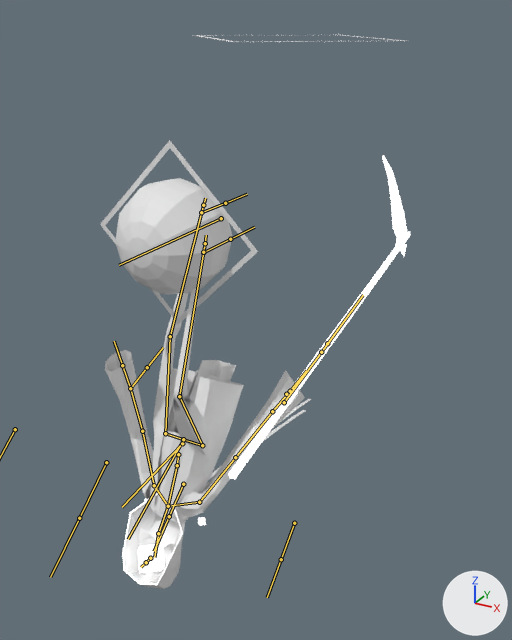
A saved change to the FBX model NotAllSheep/Assets/Art/18_06_18/Reaper_02_Animation_03.fbx.
The view is the same before and after, from a 50 mm camera at (6.89, -9.62, 3.59) aimed at (0.04, 2.84, -2.63). The axes (+X, +Y, +Z) are drawn at lower right. The lights are the same throughout. Both versions are drawn at frame 1 of the action 'Armature|shape_diamond.001Action'; the numbers are the values there. The bones that bend it are drawn over the model as lines.
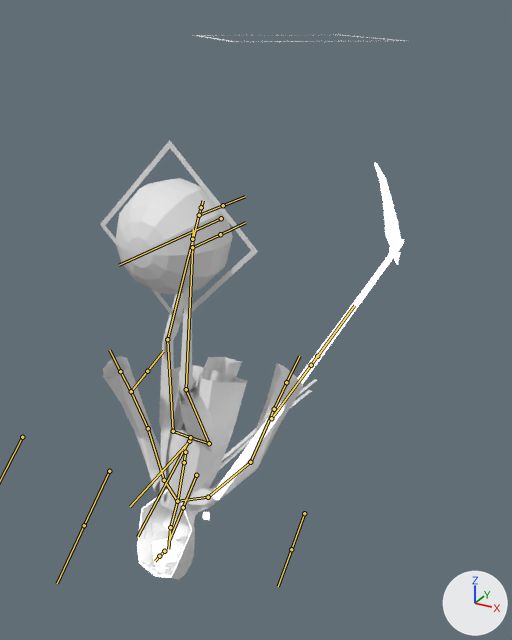
The change, as a diff of the scene's bpy script:
```diff
--- a/NotAllSheep/Assets/Art/18_06_18/Reaper_02_Animation_03.fbx.py
+++ b/NotAllSheep/Assets/Art/18_06_18/Reaper_02_Animation_03.fbx.py
@@ bone_hip @@
 bone_hip = bpy.data.objects['Armature'].pose.bones['hip']  # child of 'parent'
-bone_hip.location = (-0.01, -0.09, 1.63)
-bone_hip.rotation_quaternion = (0.902, 0.432, -0.007, 0.001)  # degrees (51, -1, 0)
+bone_hip.location = (0.01, -0.03, 1.35)
+bone_hip.rotation_quaternion = (0.914, 0.407, 0.007, -0.002)  # degrees (48, 1, 0)
@@ bone_thigh_l @@
 bone_thigh_l = bpy.data.objects['Armature'].pose.bones['thigh.l']  # child of 'pelvis.l'
-bone_thigh_l.rotation_quaternion = (0.96, 0.274, -0.046, -0.003)  # degrees (32, -5, -2)
+bone_thigh_l.rotation_quaternion = (0.944, 0.327, -0.046, 0.001)  # degrees (38, -5, -2)
@@ bone_calf_l @@
 bone_calf_l = bpy.data.objects['Armature'].pose.bones['calf.l']  # child of 'thigh.l'
-bone_calf_l.rotation_quaternion = (0.999, -0.05, 0.0, 0.0)  # degrees (-6, 0, 0)
+bone_calf_l.rotation_quaternion = (0.992, -0.124, 0.0, -0.001)  # degrees (-14, 0, 0)
@@ bone_thigh_r @@
 bone_thigh_r = bpy.data.objects['Armature'].pose.bones['thigh.r']  # child of 'pelvis.r'
-bone_thigh_r.rotation_quaternion = (0.778, 0.621, 0.101, 0.004)  # degrees (78, 9, 8)
+bone_thigh_r.rotation_quaternion = (0.809, 0.579, 0.102, 0.016)  # degrees (72, 8, 8)
@@ bone_calf_r @@
 bone_calf_r = bpy.data.objects['Armature'].pose.bones['calf.r']  # child of 'thigh.r'
-bone_calf_r.rotation_quaternion = (0.915, -0.404, 0.0, 0.004)  # degrees (-48, 0, 0)
+bone_calf_r.rotation_quaternion = (0.969, -0.247, 0.0, 0.002)  # degrees (-29, 0, 0)
@@ bone_abdomen @@
 bone_abdomen = bpy.data.objects['Armature'].pose.bones['abdomen']  # child of 'hip'
-bone_abdomen.rotation_quaternion = (0.979, 0.203, 0.0, -0.004)  # degrees (23, 0, 0)
+bone_abdomen.rotation_quaternion = (0.982, 0.188, 0.0, 0.004)  # degrees (22, 0, 0)
@@ bone_chest @@
 bone_chest = bpy.data.objects['Armature'].pose.bones['chest']  # child of 'abdomen'
-bone_chest.rotation_quaternion = (1.0, -0.014, 0.0, 0.0)  # degrees (-2, 0, 0)
+bone_chest.rotation_quaternion = (0.999, 0.034, -0.001, 0.001)  # degrees (4, 0, 0)
@@ bone_head @@
 bone_head = bpy.data.objects['Armature'].pose.bones['head']  # child of 'chest'
-bone_head.rotation_quaternion = (0.977, -0.211, 0.0, 0.0)  # degrees (-24, 0, 0)
+bone_head.rotation_quaternion = (0.983, -0.186, 0.0, 0.001)  # degrees (-21, 0, 0)
@@ bone_head_001 @@
 bone_head_001 = bpy.data.objects['Armature'].pose.bones['head.001']  # child of 'head'
-bone_head_001.rotation_quaternion = (0.923, -0.385, 0.0, 0.0)  # degrees (-45, 0, 0)
+bone_head_001.rotation_quaternion = (0.927, -0.375, 0.0, 0.0)  # degrees (-44, 0, 0)
@@ bone_arm_upper_l @@
 bone_arm_upper_l = bpy.data.objects['Armature'].pose.bones['arm_upper.l']  # child of 'shoulder.l'
-bone_arm_upper_l.rotation_quaternion = (0.929, -0.019, -0.292, -0.224)  # degrees (7, -34, -29)
+bone_arm_upper_l.rotation_quaternion = (0.923, 0.038, -0.289, -0.25)  # degrees (15, -31, -34)
@@ bone_arm_middle_l @@
 bone_arm_middle_l = bpy.data.objects['Armature'].pose.bones['arm_middle.l']  # child of 'arm_upper.l'
-bone_arm_middle_l.rotation_quaternion = (0.917, 0.178, 0.0, -0.358)  # degrees (19, 7, -41)
+bone_arm_middle_l.rotation_quaternion = (0.937, 0.155, 0.0, -0.312)  # degrees (17, 6, -36)
@@ bone_arm_upper_l_001 @@
 bone_arm_upper_l_001 = bpy.data.objects['Armature'].pose.bones['arm_upper.l.001']  # child of 'shoulder.l.001'
-bone_arm_upper_l_001.rotation_quaternion = (0.891, -0.312, 0.252, 0.213)  # degrees (-33, 36, 16)
+bone_arm_upper_l_001.rotation_quaternion = (0.903, -0.362, 0.212, 0.091)  # degrees (-44, 27, 1)
@@ bone_arm_middle_l_001 @@
 bone_arm_middle_l_001 = bpy.data.objects['Armature'].pose.bones['arm_middle.l.001']  # child of 'arm_upper.l.001'
-bone_arm_middle_l_001.rotation_quaternion = (1.0, -0.007, 0.0, -0.013)  # degrees (-1, 0, -2)
+bone_arm_middle_l_001.rotation_quaternion = (0.946, 0.145, 0.0, 0.291)  # degrees (16, -5, 34)
@@ bone_handik_l_001 @@
 bone_handik_l_001 = bpy.data.objects['Armature'].pose.bones['handIK.l.001']  # child of 'parent'
-bone_handik_l_001.location = (-1.15, 0.32, 0.43)
+bone_handik_l_001.location = (-1.15, -0.22, 0.55)
```

What differs and where, as boxes [x1, y1, x2, y2] in the pictures (512 x 640 px):
'Cube.005', posed (7% shorter)
    before: [105, 350, 305, 517]
    after: [103, 356, 303, 512]
'Cube', posed (7% narrower)
    before: [150, 288, 210, 523]
    after: [159, 287, 215, 515]
'Plane.003', posed (7% narrower)
    before: [148, 369, 244, 520]
    after: [158, 365, 247, 514]
'Plane.000', posed (8% narrower, 7% shorter)
    before: [122, 491, 186, 589]
    after: [137, 488, 196, 579]
'Cube.008', posed (6% wider)
    before: [229, 155, 410, 479]
    after: [212, 162, 404, 500]
'Cube.001', posed (7% narrower, 7% shorter)
    before: [138, 544, 165, 573]
    after: [152, 538, 177, 565]
'Plane', posed
    before: [203, 399, 312, 490]
    after: [218, 379, 317, 471]
'Cube.004', posed
    before: [144, 498, 206, 525]
    after: [203, 512, 210, 520]
bone 'hip', root to tip
    before: (183, 439) to (128, 539)
    after: (190, 437) to (137, 536)
bone 'thigh.l', root to tip
    before: (165, 433) to (170, 336)
    after: (173, 431) to (167, 339)
bone 'calf.l', root to tip
    before: (170, 336) to (201, 212)
    after: (167, 339) to (199, 215)
bone 'thigh.r', root to tip
    before: (202, 445) to (179, 396)
    after: (209, 443) to (186, 389)
bone 'calf.r', root to tip
    before: (179, 396) to (203, 252)
    after: (186, 389) to (192, 247)
bone 'abdomen', root to tip
    before: (178, 454) to (177, 465)
    after: (185, 452) to (184, 462)
bone 'chest', root to tip
    before: (177, 465) to (168, 506)
    after: (184, 462) to (177, 501)
bone 'head', root to tip
    before: (168, 506) to (158, 533)
    after: (177, 501) to (170, 527)
bone 'head.001', root to tip
    before: (158, 533) to (154, 557)
    after: (170, 527) to (168, 549)
bone 'arm_upper.l', root to tip
    before: (154, 485) to (142, 431)
    after: (164, 480) to (148, 428)
bone 'arm_middle.l', root to tip
    before: (142, 431) to (130, 388)
    after: (148, 428) to (131, 391)
bone 'arm_upper.l.001', root to tip
    before: (199, 502) to (235, 457)
    after: (208, 497) to (250, 462)
bone 'arm_middle.l.001', root to tip
    before: (235, 457) to (272, 411)
    after: (250, 462) to (274, 409)
bone 'handIK.l.001', root to tip
    before: (286, 394) to (288, 392)
    after: (274, 409) to (275, 407)
